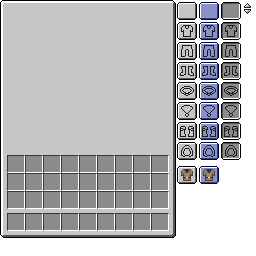
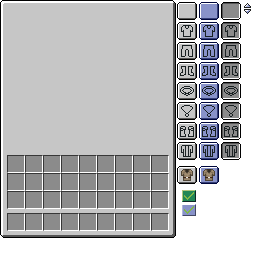
Layer changes from the first (256, 256) image to the second:
painted on "SaberWorkbench.png copy" over [181, 145, 237, 216]
